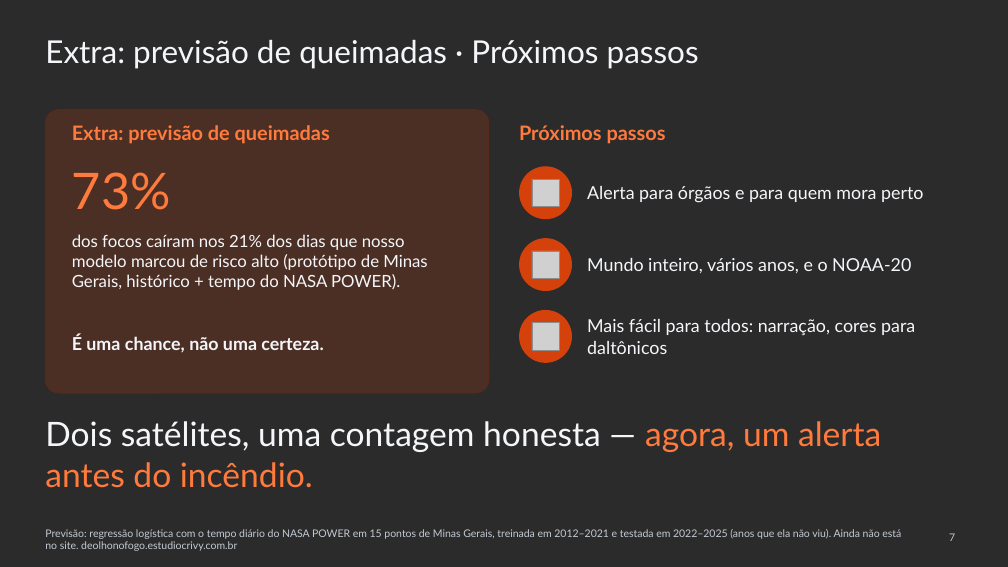
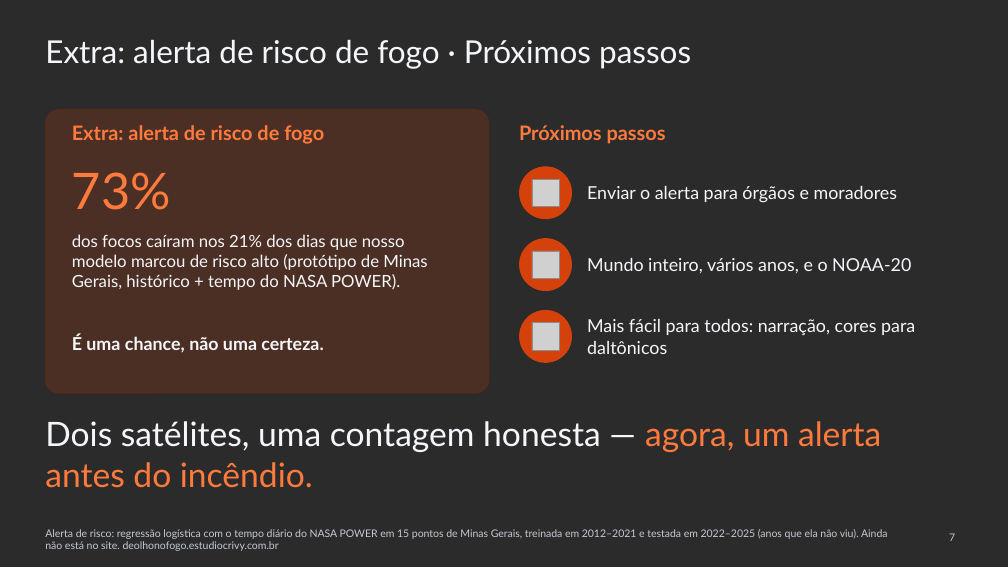
Before and after one commit to WednyFernandes/de-olho-no-fogo, a slide deck: slide 7 of public/apresentacao/de-olho-no-fogo-space-apps-2026-pt.pptx. Drawn at 1008x567 pixels with LibreOffice and Linux fonts; fonts in the diff are those of the drawing; grey boxes stand for pictures; background and template pictures are left out; a plain dark background stands for a picture behind light text. Boxes give left, top, right and bottom in pixels: in the first picture for what was removed or moved away, otherwise in the second. Text is boxed around its words. In the diff, an @@ line names an element or a change of style, - is before the commit and + after.

```diff
--- a/public/apresentacao/de-olho-no-fogo-space-apps-2026-pt.pptx
+++ b/public/apresentacao/de-olho-no-fogo-space-apps-2026-pt.pptx
@@ title at [45, 40, 691, 69]: text changed @@
-Extra: previsão de queimadas · Próximos passos
+Extra: alerta de risco de fogo · Próximos passos
@@ text at [72, 125, 324, 144]: text changed @@
-Extra: previsão de queimadas
+Extra: alerta de risco de fogo
@@ text at [587, 186, 898, 203]: text changed @@
-Alerta para órgãos e para quem mora perto
+Enviar o alerta para órgãos e moradores
@@ text at [45, 529, 887, 551]: text changed @@
-Previsão: regressão logística com o tempo diário do NASA POWER em 15 pontos de Minas Gerais, treinada em 2012–2021 e testada em 2022–2025 (anos que ela não viu). Ainda não está no site. deolhonofogo.estudiocrivy.com.br
+Alerta de risco: regressão logística com o tempo diário do NASA POWER em 15 pontos de Minas Gerais, treinada em 2012–2021 e testada em 2022–2025 (anos que ela não viu). Ainda não está no site. deolhonofogo.estudiocrivy.com.br
```
Also in this commit, not shown: 3 other slides changed, 4 other files.
